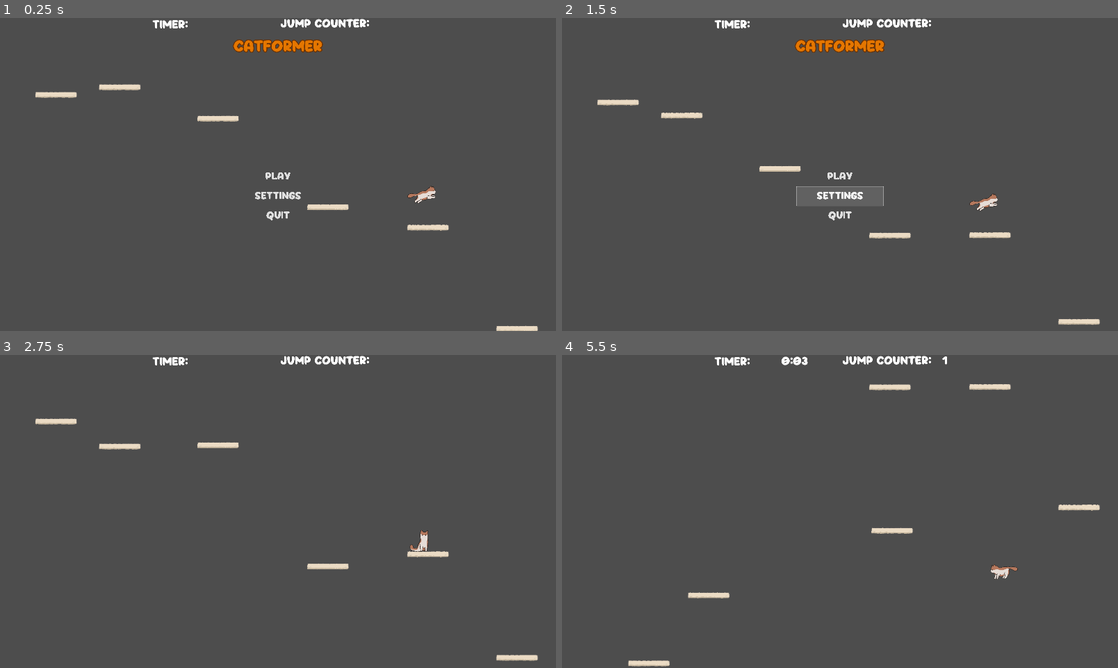
Above: before the commit, frames 1-4 (two rows, left to right).
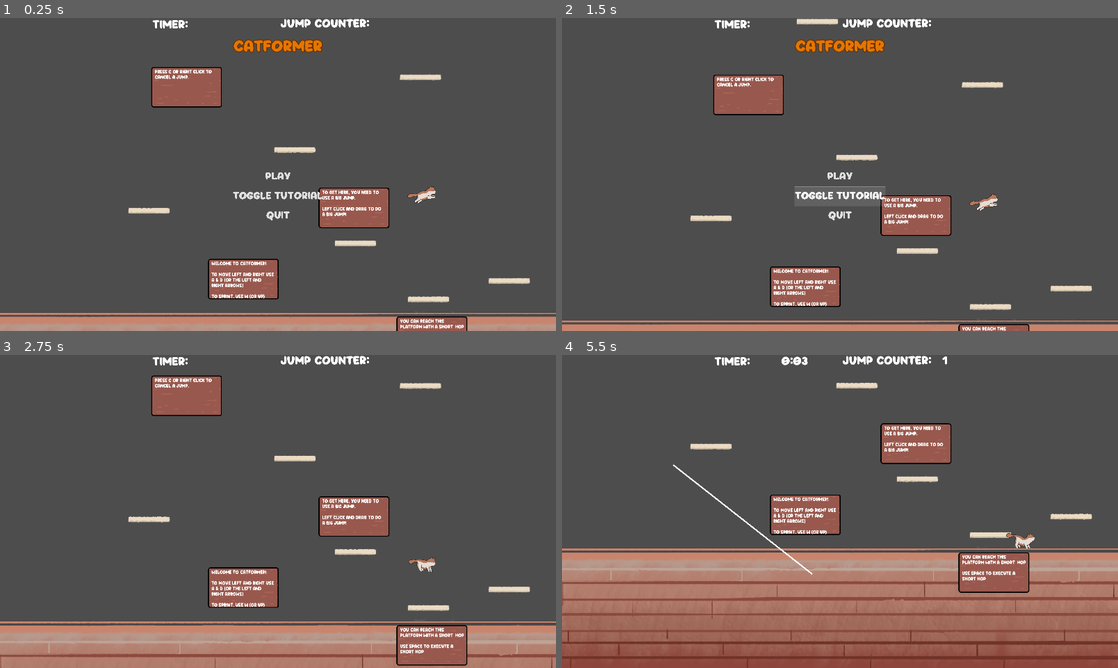
Above: after the commit, the same moments.

Repository: speedacm/Game-Dev-Catformer
Game: Godot game, scene res://Scenes/main.tscn
Two runs of this game, one before a commit and one after it. Both use one fixed random seed, a clock stepped at 60 frames per second and the inputs below.
Inputs (mouse positions are in pixels of both pictures, inside the frame that each line leads up to):
- Up to frame 1 (0.25 s): no input
- Up to frame 2 (1.5 s): click (840, 196) at 0.5 s, where only the run before the commit has a clickable "Settings"; click (840, 196) at 1.25 s, where only the run after the commit has a clickable "Toggle Tutorial"
- Up to frame 3 (2.75 s): click "Play" at 2 s
- Up to frame 4 (5.5 s): tap C (c) at 2.75, 2.85, 3.5, 4.25, 4.35, 5 s; move the mouse to (962, 495) at 2.77 s; hold D (right) 2.78-3.5 s; click (962, 495) at 2.92 s; drag from (728, 527) to (812, 574) at 3.52 s; move the mouse to (895, 442) at 4.27 s; hold A (left) 4.28-5 s; drag from (812, 574) to (673, 464) at 5.02 s

The runs differ from the first frame. In frame 1, 12% of the frame differs, in the area x 0-100%, y 15-100%; in frame 2, 9.7%; in frame 3, 21%; in frame 4, 42%, in the area x 0-100%, y 8-100%.

Commit message:
added toggle tutorial

Diff:
--- a/Scenes/Cat.tscn
+++ b/Scenes/Cat.tscn
@@ -16,7 +16,7 @@
 vel_multiplier = 2.0
 
 [node name="player" parent="." instance=ExtResource("3_ve8hx")]
-position = Vector2(877, -23097)
+position = Vector2(877, 0)
 
 [node name="Trajectory" parent="." instance=ExtResource("4_0du1n")]
 points = PackedVector2Array(-31, -16033)
--- a/Scenes/level_2.tscn
+++ b/Scenes/level_2.tscn
@@ -106,7 +106,7 @@
 [node name="platform18" parent="." instance=ExtResource("1_2uu0x")]
 position = Vector2(-1259, -9683)
 
-[node name="Big jump" parent="." instance=ExtResource("7_uon1p")]
+[node name="Big jump" parent="." groups=["signs"] instance=ExtResource("7_uon1p")]
 position = Vector2(26, -634)
 
 [node name="Label" parent="Big jump" index="1"]
@@ -117,7 +117,7 @@
 execute another big jump
 after holding."
 
-[node name="Big jump2" parent="." instance=ExtResource("7_uon1p")]
+[node name="Big jump2" parent="." groups=["signs"] instance=ExtResource("7_uon1p")]
 position = Vector2(1081, -1219)
 metadata/_edit_group_ = true
 
--- a/Scenes/map.tscn
+++ b/Scenes/map.tscn
@@ -115,20 +115,16 @@
 position = Vector2(411, 1402)
 scale = Vector2(2.12832, 4.73259)
 
-[node name="Big jump" parent="." instance=ExtResource("8_p86uo")]
+[node name="Big jump" parent="." groups=["Signs"] instance=ExtResource("8_p86uo")]
 position = Vector2(1061, 314)
 scale = Vector2(1.5, 1.5)
 
-[node name="Big jump3" parent="." instance=ExtResource("8_p86uo")]
+[node name="Big jump3" parent="." groups=["Signs"] instance=ExtResource("8_p86uo")]
 position = Vector2(1599, 1203)
 scale = Vector2(1.5, 1.5)
 metadata/_edit_group_ = true
 
-[node name="Sprite2D" parent="Big jump3" index="0"]
-scale = Vector2(0.474628, 0.42423)
-
 [node name="Label" parent="Big jump3" index="1"]
-scale = Vector2(0.860353, 1.00646)
 text = "You can reach this
 platform with a short  hop
 
@@ -136,15 +132,11 @@
 short hop
 "
 
-[node name="Big jump2" parent="." instance=ExtResource("8_p86uo")]
+[node name="Big jump2" parent="." groups=["Signs"] instance=ExtResource("8_p86uo")]
 position = Vector2(297, 805)
 scale = Vector2(1.5, 1.5)
 
-[node name="Sprite2D" parent="Big jump2" index="0"]
-scale = Vector2(0.474628, 0.42423)
-
 [node name="Label" parent="Big jump2" index="1"]
-scale = Vector2(0.860353, 1.00646)
 text = "Welcome to CatFOrmer!
 
 To Move left and right use
@@ -154,31 +146,23 @@
 To Sprint, Use W (or up)
 "
 
-[node name="Big jump4" parent="." instance=ExtResource("8_p86uo")]
+[node name="Big jump4" parent="." groups=["Signs"] instance=ExtResource("8_p86uo")]
 position = Vector2(-95, -519)
 scale = Vector2(1.5, 1.5)
 metadata/_edit_group_ = true
 
-[node name="Sprite2D" parent="Big jump4" index="0"]
-scale = Vector2(0.474628, 0.42423)
-
 [node name="Label" parent="Big jump4" index="1"]
-scale = Vector2(0.860353, 1.00646)
 text = "Press C or Right Click to
 cancel a jump.
 "
 
-[node name="Big jump5" parent="." instance=ExtResource("8_p86uo")]
+[node name="Big jump5" parent="." groups=["Signs"] instance=ExtResource("8_p86uo")]
 z_index = -4
 position = Vector2(-228, -4081)
 scale = Vector2(1.5, 1.5)
 metadata/_edit_group_ = true
 
-[node name="Sprite2D" parent="Big jump5" index="0"]
-scale = Vector2(0.474628, 0.42423)
-
 [node name="Label" parent="Big jump5" index="1"]
-scale = Vector2(0.860353, 1.00646)
 text = "You can Use W (Sprint) in
 combonation with the
 short hope to clear
--- a/Scenes/ui/main_menu.tscn
+++ b/Scenes/ui/main_menu.tscn
@@ -69,10 +69,11 @@
 text = "Play
 "
 
-[node name="Button_Settings" type="Button" parent="CanvasLayer/Buttons/ButtonsContainer"]
+[node name="Button_CloseTutorials" type="Button" parent="CanvasLayer/Buttons/ButtonsContainer"]
 layout_mode = 2
 size_flags_vertical = 3
-text = "Settings"
+text = "Toggle Tutorial
+"
 
 [node name="Button_Appendix" type="Button" parent="CanvasLayer/Buttons/ButtonsContainer"]
 visible = false
@@ -86,4 +87,5 @@
 text = "Quit"
 
 [connection signal="pressed" from="CanvasLayer/Buttons/ButtonsContainer/Button_Play" to="." method="_on_button_play_pressed"]
+[connection signal="pressed" from="CanvasLayer/Buttons/ButtonsContainer/Button_CloseTutorials" to="." method="_on_button_close_tutorials_pressed"]
 [connection signal="pressed" from="CanvasLayer/Buttons/ButtonsContainer/Button_Quit" to="." method="_on_button_quit_pressed"]
--- a/Scripts/main_menu.gd
+++ b/Scripts/main_menu.gd
@@ -2,6 +2,10 @@
 
 @onready var main_menu = $CanvasLayer
 @onready var playButton = $CanvasLayer/Buttons/ButtonsContainer/Button_Play
+@onready var level1 = get_parent().get_node('Level1')
+@onready var level2 = get_parent().get_node('level 2')
+
+
 
 '''
 Additional notes:
@@ -35,3 +39,14 @@
 func _on_button_quit_pressed():
 	get_tree().quit()
 	pass # Replace with function body.
+
+
+func _on_button_close_tutorials_pressed():
+	var signs = level1.get_tree().get_nodes_in_group("Signs") + level2.get_tree().get_nodes_in_group("signs")
+	for x in signs:
+		print(x)
+		if x.visible == true:
+			x.visible = false
+		else:
+			x.visible = true
+	pass # Replace with function body.
